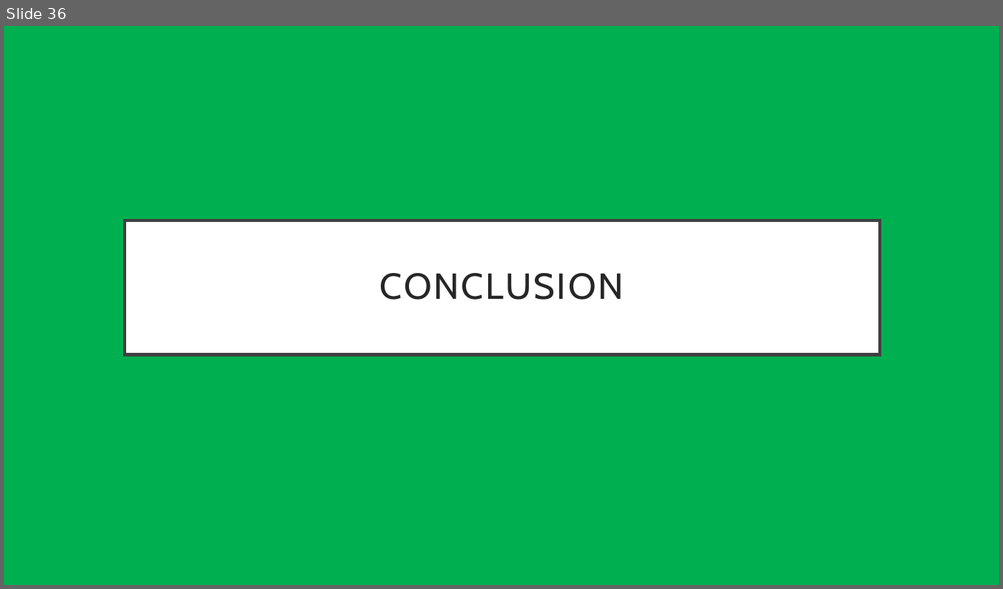
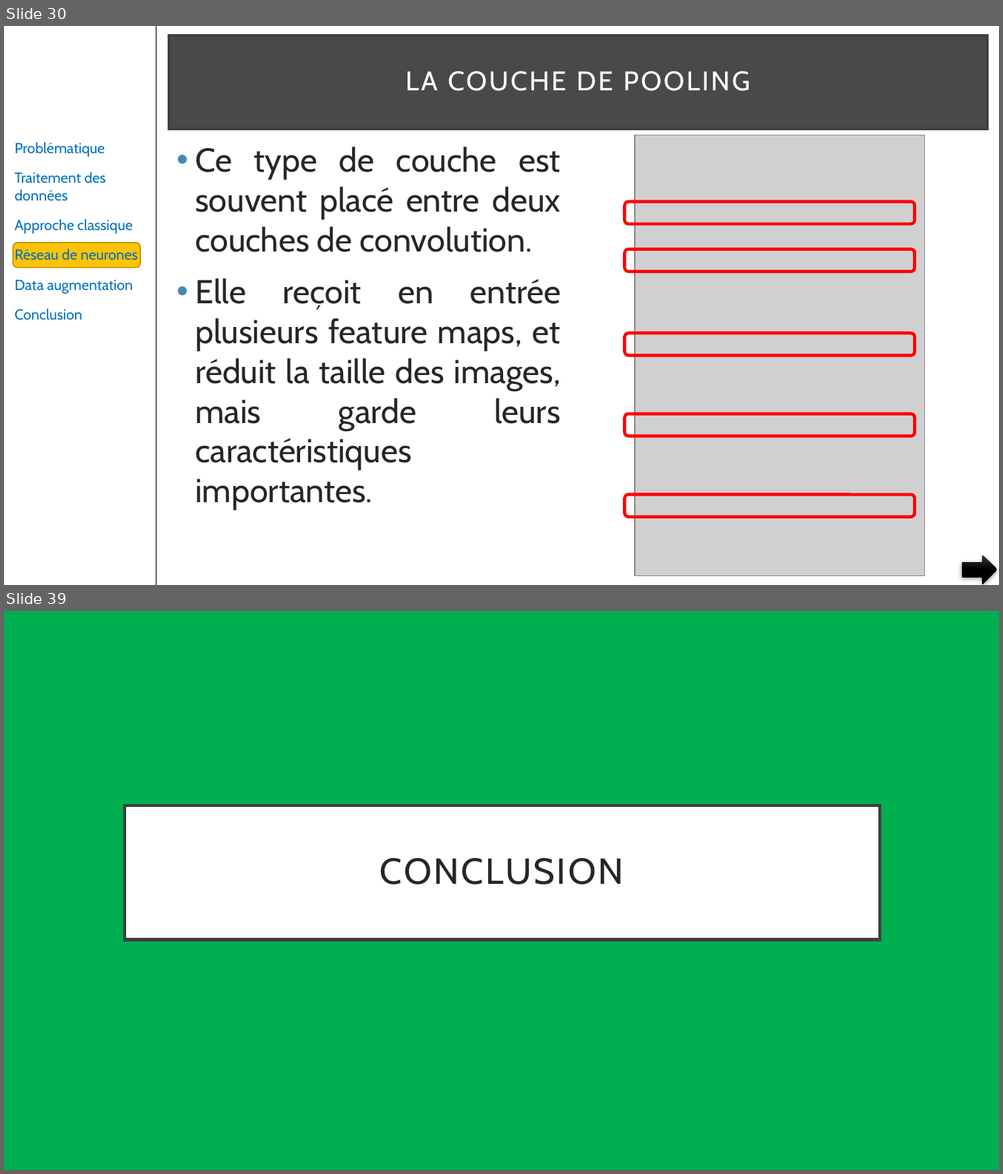
Before and after one commit to pfroide/python, a slide deck: Projet_7/p7.pptx. Shown one above the other, each under a label of ours: slide 36 before the commit, slides 30 and 39 after it; the slides between them are not shown. The pictures are 1003x589 and 1003x1174 pixels, drawn with LibreOffice and Linux fonts; fonts in the diff are those of the drawing; grey boxes stand for pictures. Boxes give left, top, right and bottom in pixels: in the first picture for what was removed or moved away, otherwise in the second. Text is boxed around its words. In the diff, an @@ line names an element or a change of style, - is before the commit and + after.

```diff
--- a/Projet_7/p7.pptx
+++ b/Projet_7/p7.pptx
@@ slide 30 added at (4, 26, 999, 585), background #FFFFFF @@
@@ line added from (156, 26) to (156, 585), #000000 1 pt @@
@@ title added at (169, 36, 987, 129), fill #0D0D0D at 75% opacity, outline #404040 2.5 pt, 26 pt, text #FFFFFF @@
+LA COUCHE DE POOLING
@@ picture added at (634, 136, 925, 577) @@
@@ text added at (14, 142, 138, 321), 14 pt, text #0070C0 @@
+Problématique
+Traitement des données
+Approche classique
+Réseau de neurones
+Data augmentation
+Conclusion
@@ text added at (195, 147, 560, 510), 32 pt, text #262626 @@
+• Ce type de couche est souvent placé entre deux couches de convolution.
+• Elle reçoit en entrée plusieurs feature maps, et réduit la taille des images, mais garde leurs caractéristiques importantes.
@@ rounded rectangle added at (624, 201, 915, 224), outline #FF0000 3 pt @@
@@ rounded rectangle added at (13, 243, 141, 269), fill #FEC306, outline #BC9004 1 pt @@
@@ rounded rectangle added at (624, 249, 915, 272), outline #FF0000 3 pt @@
@@ rounded rectangle added at (624, 334, 915, 356), outline #FF0000 3 pt @@
@@ rounded rectangle added at (624, 414, 915, 437), outline #FF0000 3 pt @@
@@ rounded rectangle added at (624, 495, 915, 517), outline #FF0000 3 pt @@
@@ right arrow added at (962, 556, 997, 585), fill gradient #393939 to #000000 @@
@@ what was slide 36 is now slide 39 @@
```
Also in this commit, not shown: 5 slides changed, 32 other slides added, 30 slides removed.
